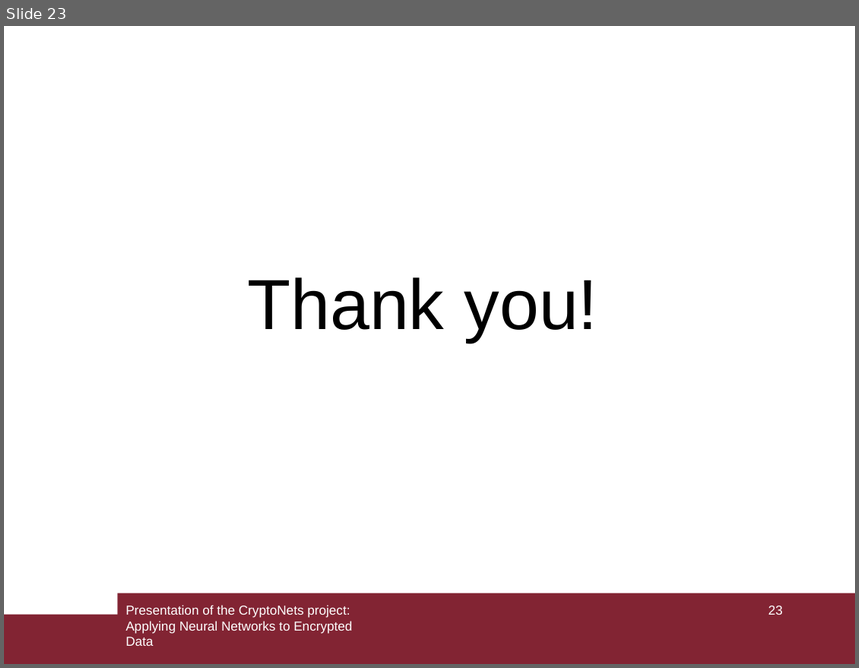
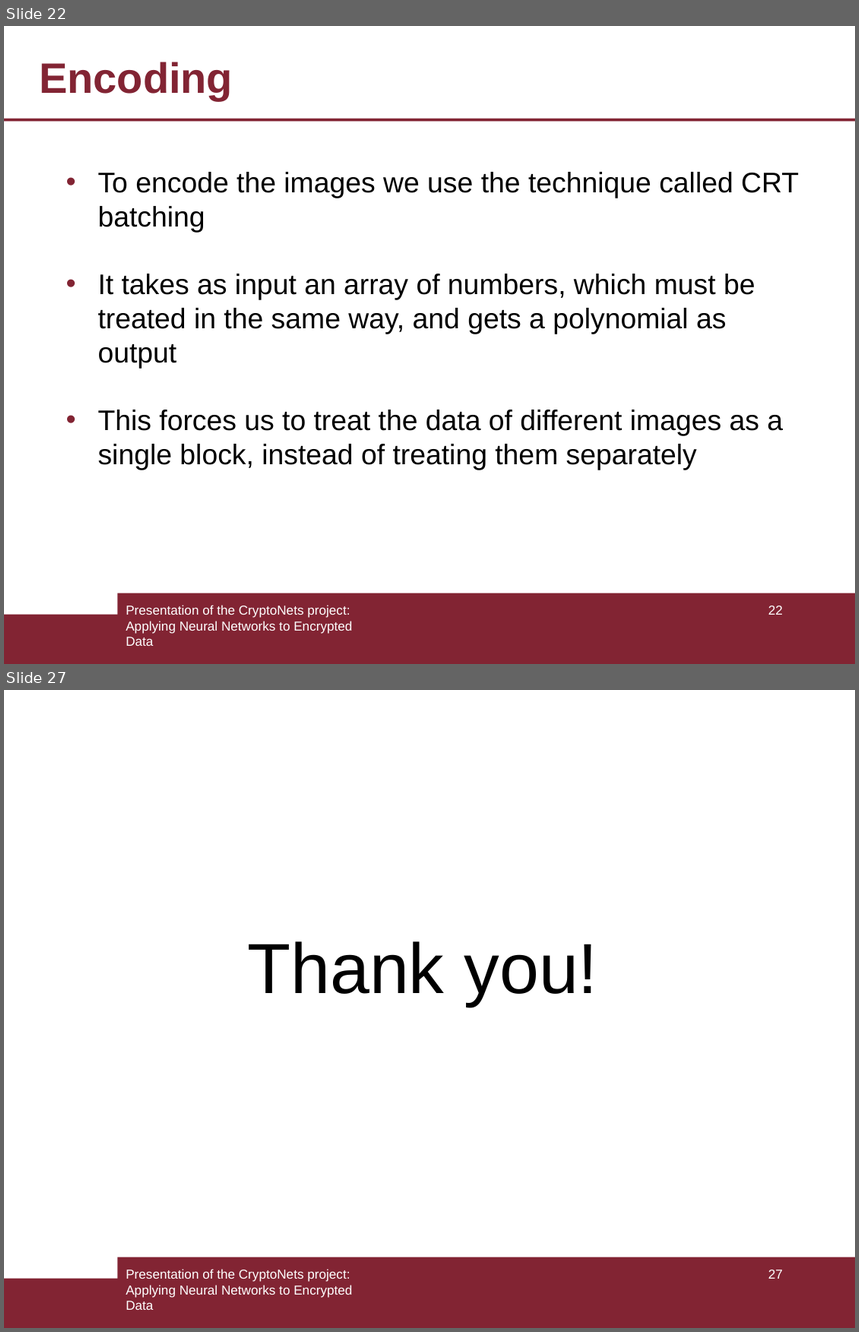
Before and after one commit to armandofln/CryptoNets-with-Python, a slide deck: slides/slide.odp. Shown one above the other, each under a label of ours: slide 23 before the commit, slides 22 and 27 after it; the slides between them are not shown. The pictures are 859x668 and 859x1332 pixels, drawn with LibreOffice and Linux fonts; fonts in the diff are those of the drawing. Boxes give left, top, right and bottom in pixels: in the first picture for what was removed or moved away, otherwise in the second. Text is boxed around its words. In the diff, an @@ line names an element or a change of style, - is before the commit and + after.

```diff
--- a/slides/slide.odp
+++ b/slides/slide.odp
@@ slide 22 added at <box>4,26,855,664</box>, background #FFFFFF; not listed: 2 template elements that a slide beside it also shows @@
@@ title added at <box>39,62,233,100</box>, 36 pt, text #822433, bold @@
+Encoding
@@ line added from (4, 119) to (855, 119), #822433 2.3 pt @@
@@ text added at <box>98,172,799,471</box>, 24 pt, text #000000 @@
+• To encode the images we use the technique called CRT batching
+• It takes as input an array of numbers, which must be treated in the same way, and gets a polynomial as output
+• This forces us to treat the data of different images as a single block, instead of treating them separately
@@ text added at <box>126,605,352,646</box>, 11 pt, text #FFFFFF @@
+Presentation of the CryptoNets project: Applying Neural Networks to Encrypted Data
@@ page number added at <box>769,606,783,615</box>, 11 pt, text #FFFFFF @@
+22
@@ what was slide 23 is now slide 27 @@
@@ page number at <box>769,1270,783,1279</box>: text changed @@
-23
+27
```
Also in this commit, not shown: 4 slides changed, 5 other slides added, 1 slide removed, 6 other files.
